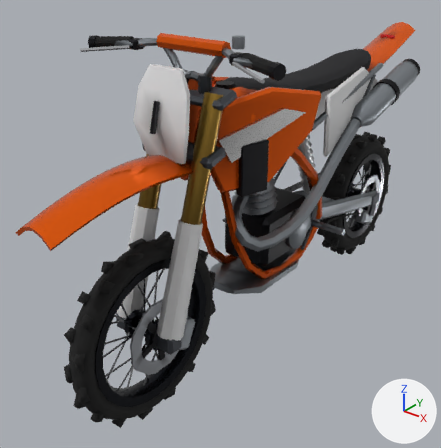
What one commit did to the glTF model assets/bikes/dirt.glb.
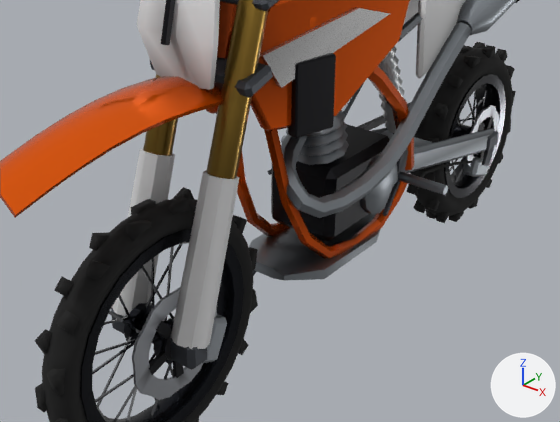
Each version is shown whole from a camera (50 mm lens) standing at (1.18, -1.81, 1.44) and looking at (-0.1, -0.2, 0.45), then close up on the part from 9% to 96% of the width and 23% to 87% of the height. The lights are fixed; the arrows at lower right show +X, +Y and +Z. The first two pictures are the older version. Vertices at exactly the same position are counted once.

Objects in the first close-up: 'body', 'disc_front', 'disc_rear', 'fork_left', 'fork_right', 'wheel_front', 'wheel_rear'.
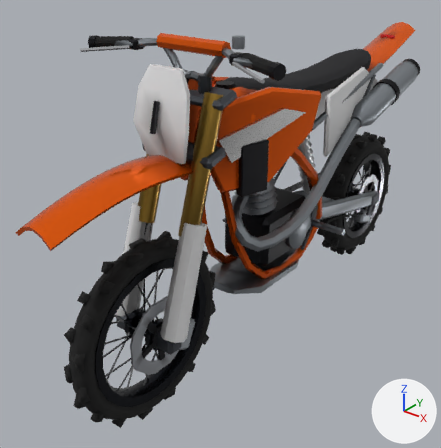
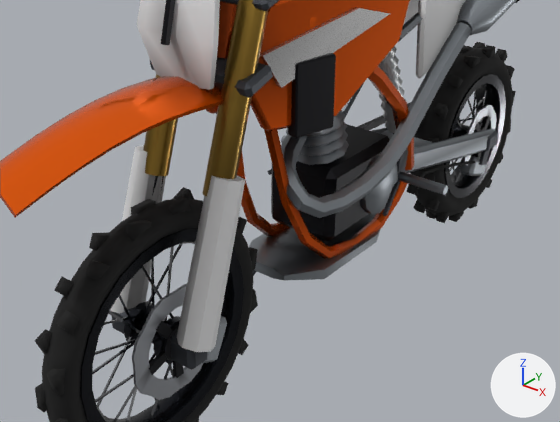
Commit message: fix(bikes): stand the modelled brake discs upright on their axles

The change in detail:
me_body has 2150 vertices, 4018 faces and spans x -0.28..0.26, y -1.06..1.0, z 0.03..1.1.
me_body is used by ob_body; location (0.0, 0.0, 0.0).
me_body part 1: the loose piece of 8 vertices spanning x 0.09..0.11, y 0.65..0.72, z 0.22..0.31 is moved by (-0.01, 0.0, 0.0).
me_body part 2: the loose piece of 24 vertices spanning x 0.05..0.09, y 0.61..0.72, z 0.17..0.25 is moved by (-0.01, 0.0, 0.0).
me_disc_rear is used by ob_disc_rear; location (0.09, 0.7, 0.3).
me_disc_rear had 166 vertices, 308 faces and spanned x -0.026..-0.014, y -0.106..0.106, z -0.106..0.106.
me_disc_rear now has 166 vertices, 308 faces and spans x -0.036..-0.024, y -0.106..0.106, z -0.106..0.106.
me_disc_rear part 3: the whole mesh is moved by (-0.01, 0.0, 0.0).
me_fork_left is used by ob_fork_left; location (-0.08, -0.66, 0.62).
me_fork_left had 90 vertices, 164 faces and spanned x -0.052..0.032, y -0.075..0.22, z -0.355..0.41.
me_fork_left now has 90 vertices, 164 faces and spans x -0.067..0.025, y -0.075..0.22, z -0.355..0.41.
me_fork_left part 4: the loose piece of 18 vertices spanning x -0.052..0.032, y -0.075..0.111, z -0.318..0.051 is moved by (-0.015, 0.0, 0.0).
me_fork_left part 5: 26 faces centred in x -0.024..0.021, y -0.062..0.169, z -0.312..0.267 are repainted in the vertex colours; the middle colour goes from grey #959595 to light grey #cacaca.
me_fork_left part 6: 24 faces centred in x -0.045..0.013, y -0.07..0.129, z -0.347..0.274 are repainted in the vertex colours; the middle colour goes from white #e5e5e5 to white #ebebeb.
me_fork_right is used by ob_fork_right; location (0.08, -0.66, 0.62).
me_fork_right had 114 vertices, 208 faces and spanned x -0.05..0.052, y -0.075..0.22, z -0.422..0.41.
me_fork_right now has 114 vertices, 208 faces and spans x -0.05..0.067, y -0.075..0.22, z -0.422..0.41.
me_fork_right part 7: the loose piece of 18 vertices spanning x -0.032..0.052, y -0.075..0.111, z -0.318..0.051 is moved by (0.015, 0.0, 0.0).

Where the change shows, as pixel boxes [x1, y1, x2, y2] in the close-ups (560 x 422 px; the box of a moved part takes in the faces that stretch with it):
'fork_left', reshaped, recoloured
    before: [111, 74, 178, 334]
    after: [110, 74, 178, 334]
'disc_rear', moved
    before: [466, 105, 500, 166]
    after: [463, 104, 497, 165]
part 1 of me_body, moved or reshaped
    before: [482, 147, 494, 166]
    after: [479, 150, 490, 165]
part 2 of me_body, moved or reshaped
    before: [462, 157, 489, 177]
    after: [459, 156, 486, 176]
part 4 of me_fork_left, moved or reshaped
    before: [112, 148, 175, 316]
    after: [110, 146, 166, 314]
part 5 of me_fork_left, recoloured
    both: [127, 118, 178, 317]
part 6 of me_fork_left, recoloured
    both: [113, 123, 167, 317]
part 7 of me_fork_right, moved or reshaped
    before: [171, 170, 239, 349]
    after: [177, 176, 245, 352]
